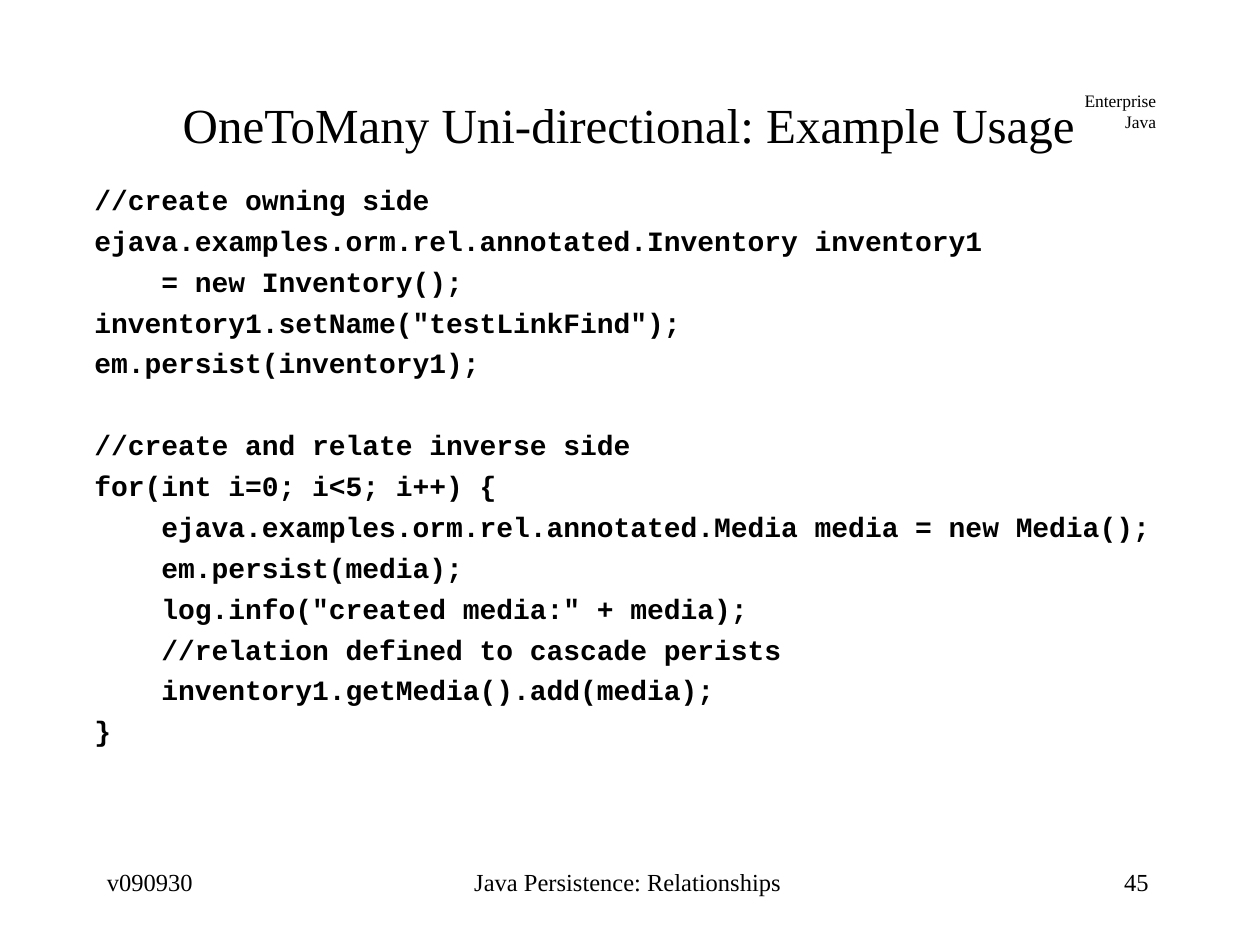
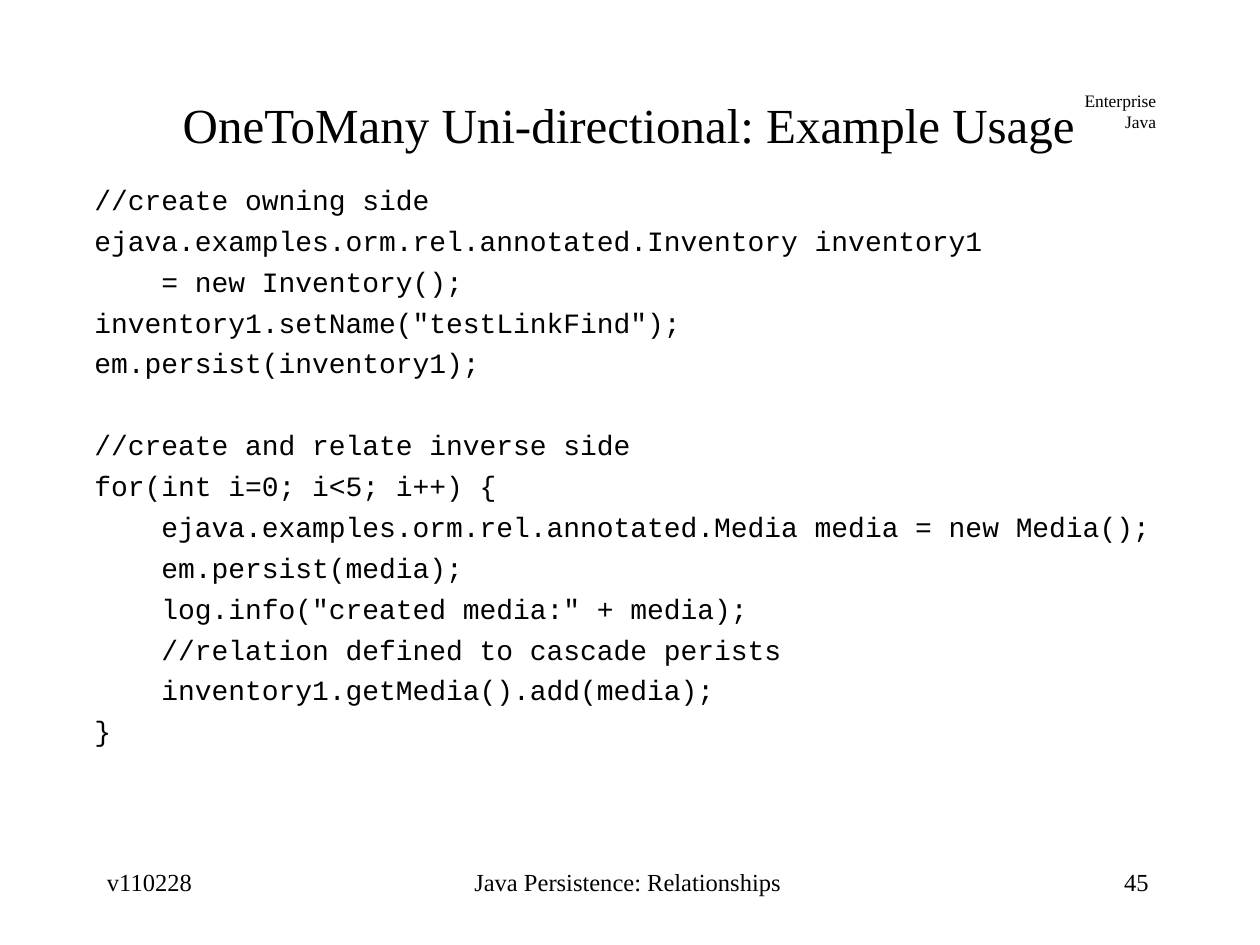
Before and after one commit to jcstaff/ejava-javaee, a slide deck: slide 45 of ormRelations/src/site/resources/lectures/ormRelations.ppt. Drawn at 1260x945 pixels with LibreOffice and Linux fonts; fonts in the diff are those of the drawing. Boxes give left, top, right and bottom in pixels: in the first picture for what was removed or moved away, otherwise in the second. Text is boxed around its words. In the diff, an @@ line names an element or a change of style, - is before the commit and + after.

```diff
--- a/ormRelations/src/site/resources/lectures/ormRelations.ppt
+++ b/ormRelations/src/site/resources/lectures/ormRelations.ppt
@@ text "//create owning side" at (94,190,1150,706): bold off @@
@@ text at (107,874,192,892): text changed @@
-v090930
+v110228
```
Also in this commit, not shown: 67 other slides changed, 26 other files.
